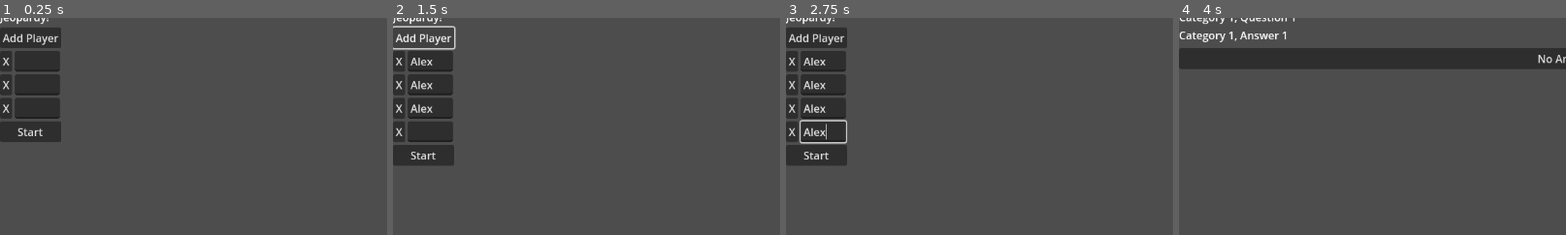
Above: before the commit, frames 1-4 (left to right).
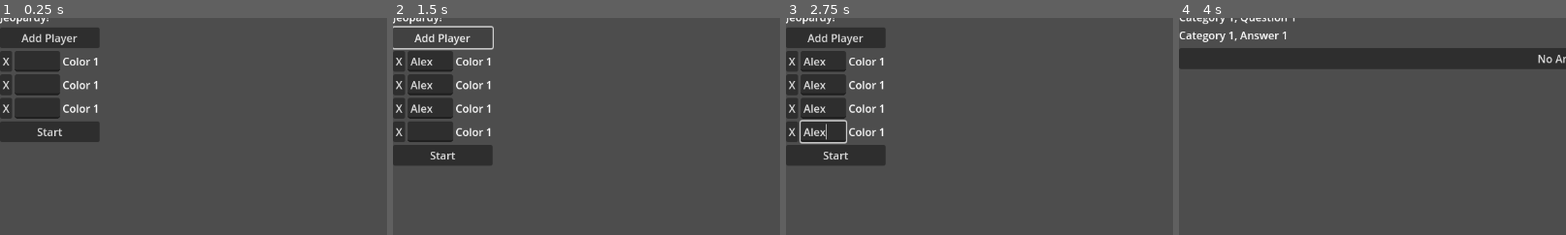
Above: after the commit, the same moments.

Repository: Team815/Jeopardy
Game: Godot game, scene res://setup.tscn
Same seed, same stepped clock (60 frames per second), same inputs: the game is played once before the commit and once after it.
Inputs (mouse positions are % of the whole screen's width and height, from its top left):
- Up to frame 1 (0.25 s): no input
- Up to frame 2 (1.5 s): click (5, 12) at 0.52 s; type "Alex" at 0.6 s; click (5, 17) at 0.75 s; type "Alex" at 0.83 s; click (5, 23) at 0.98 s; type "Alex" at 1.07 s; click "Add Player" at 1.25 s
- Up to frame 3 (2.75 s): click (5, 28) at 2.02 s; type "Alex" at 2.1 s
- Up to frame 4 (4 s): click "Start" at 2.75 s; click "100" at 3.5 s
The pictures show only the part of the screen within x 0-50%, y 2-52%; the shares and areas given below are measured in that part.

The runs differ from the first frame. In frame 1, 2.9% of the frame differs, in the area x 0-26%, y 4-58%; in frame 2, 2.5%; in frame 3, 3.0%, in the area x 0-26%, y 4-68%; in frame 4, nothing differs.

Commit message:
Add player color

Diff:
--- a/globals.gd
+++ b/globals.gd
@@ -3,7 +3,7 @@
 var question: Question = Question.create("Sample question", "Sample answer", 100)
 var questions_asked: Array = []
 var players: Array = [
-	Player.create("Alice"),
-	Player.create("Bob"),
-	Player.create("Charlie")
+	Player.create("Alice", Color.WHITE),
+	Player.create("Bob", Color.AQUA),
+	Player.create("Charlie", Color.GREEN)
 ]
--- a/new_player.gd
+++ b/new_player.gd
@@ -2,13 +2,44 @@
 class_name NewPlayer
 
 
+static var _colors: PackedColorArray = PackedColorArray([
+	Color.WHITE,
+	Color.BLACK,
+	Color.RED,
+	Color.BLUE,
+	Color.GREEN,
+	Color.YELLOW,
+	Color.PURPLE,
+	Color.ORANGE,
+	Color.SADDLE_BROWN,
+	Color.HOT_PINK
+])
+
+
 signal delete(new_player: NewPlayer)
-
 
 var player_name: String:
 	get:
 		return $Name.text
 
+var _color_index: int = 0:
+	set(value):
+		_color_index = posmod(value, _colors.size())
+		$Color.text = str("Color ", _color_index + 1)
+		$Color.add_theme_color_override("font_color", color)
+
+var color: Color:
+	get:
+		return _colors[_color_index]
+
+
+func next_color():
+	_color_index += 1
+
+
+func previous_color():
+	_color_index -= 1
+
 
 func _on_delete_pressed():
 	delete.emit(self)
--- a/new_player.tscn
+++ b/new_player.tscn
@@ -9,9 +9,15 @@
 
 [node name="Delete" type="Button" parent="."]
 layout_mode = 2
+focus_mode = 1
 text = "X"
 
 [node name="Name" type="LineEdit" parent="."]
 layout_mode = 2
+focus_mode = 1
+
+[node name="Color" type="Label" parent="."]
+layout_mode = 2
+text = "Color 1"
 
 [connection signal="pressed" from="Delete" to="." method="_on_delete_pressed"]
--- a/player.gd
+++ b/player.gd
@@ -3,9 +3,11 @@
 
 var name: String
 var score: int
+var color: Color
 
-static func create(p_name: String) -> Player:
+static func create(p_name: String, p_color: Color) -> Player:
 	var player: Player = Player.new()
 	player.name = p_name
+	player.color = p_color
 	player.score = 0
 	return player
--- a/player_display.gd
+++ b/player_display.gd
@@ -4,4 +4,5 @@
 
 func setup(player: Player):
 	$Name.text = player.name
+	$Name.add_theme_color_override("font_color", player.color)
 	$Score.text = str(player.score)
--- a/project.godot
+++ b/project.godot
@@ -26,3 +26,13 @@
 "events": [Object(InputEventJoypadButton,"resource_local_to_scene":false,"resource_name":"","device":-1,"button_index":0,"pressure":0.0,"pressed":false,"script":null)
 ]
 }
+next={
+"deadzone": 0.5,
+"events": [Object(InputEventJoypadButton,"resource_local_to_scene":false,"resource_name":"","device":-1,"button_index":14,"pressure":0.0,"pressed":false,"script":null)
+]
+}
+previous={
+"deadzone": 0.5,
+"events": [Object(InputEventJoypadButton,"resource_local_to_scene":false,"resource_name":"","device":-1,"button_index":13,"pressure":0.0,"pressed":false,"script":null)
+]
+}
--- a/question_selection.gd
+++ b/question_selection.gd
@@ -27,10 +27,12 @@
 	answerer_queue.append(player)
 	if answerer_queue.size() - 1 == answerer_index:
 		%AnswerAttempt.show()
-		%Answerer.text = str(player.name, " answering...")
+		%Answerer.text = player.name
+		%Answerer.add_theme_color_override("font_color", player.color)
 	else:
 		var label: Label = Label.new()
 		label.text = player.name
+		label.add_theme_color_override("font_color", player.color)
 		%AnswerQueue.add_child(label)
 		%AnswerQueue.move_child(label, 0)
 
@@ -45,7 +47,9 @@
 	if answerer_index == answerer_queue.size():
 		%AnswerAttempt.hide()
 	else:
-		%Answerer.text = str(answerer_queue[answerer_index].name, " answering...")
+		var answerer: Player = answerer_queue[answerer_index]
+		%Answerer.text = answerer.name
+		%Answerer.add_theme_color_override("font_color", answerer.color)
 		var to_remove: Node = %AnswerQueue.get_child(%AnswerQueue.get_child_count() - 1)
 		%AnswerQueue.remove_child(to_remove)
 		to_remove.queue_free()
--- a/question_selection.tscn
+++ b/question_selection.tscn
@@ -34,6 +34,10 @@
 unique_name_in_owner = true
 layout_mode = 2
 
+[node name="Answering" type="Label" parent="VBoxContainer/AnswerAttempt"]
+layout_mode = 2
+text = "answering..."
+
 [node name="Right" type="Button" parent="VBoxContainer/AnswerAttempt"]
 layout_mode = 2
 text = "Right"
--- a/setup.gd
+++ b/setup.gd
@@ -6,10 +6,23 @@
 		new_player.connect("delete", _on_new_player_deleted)
 
 
+func _input(event):
+	if event.is_action_pressed("next"):
+		if event.device >= $Players.get_child_count():
+			return
+		var new_player: NewPlayer = %Players.get_child(event.device)
+		new_player.next_color()
+	elif event.is_action_pressed("previous"):
+		if event.device >= $Players.get_child_count():
+			return
+		var new_player: NewPlayer = %Players.get_child(event.device)
+		new_player.previous_color()
+
+
 func _on_start_pressed():
 	Globals.players.clear()
 	for new_player in %Players.get_children():
-		var player: Player = Player.create(new_player.player_name)
+		var player: Player = Player.create(new_player.player_name, new_player.color)
 		Globals.players.append(player)
 	get_tree().change_scene_to_file("res://board.tscn")
 
--- a/setup.tscn
+++ b/setup.tscn
@@ -14,6 +14,7 @@
 
 [node name="AddPlayer" type="Button" parent="."]
 layout_mode = 2
+focus_mode = 1
 text = "Add Player"
 
 [node name="Players" type="VBoxContainer" parent="."]
@@ -31,6 +32,7 @@
 
 [node name="Start" type="Button" parent="."]
 layout_mode = 2
+focus_mode = 1
 text = "Start"
 
 [connection signal="pressed" from="AddPlayer" to="." method="_on_add_player_pressed"]
